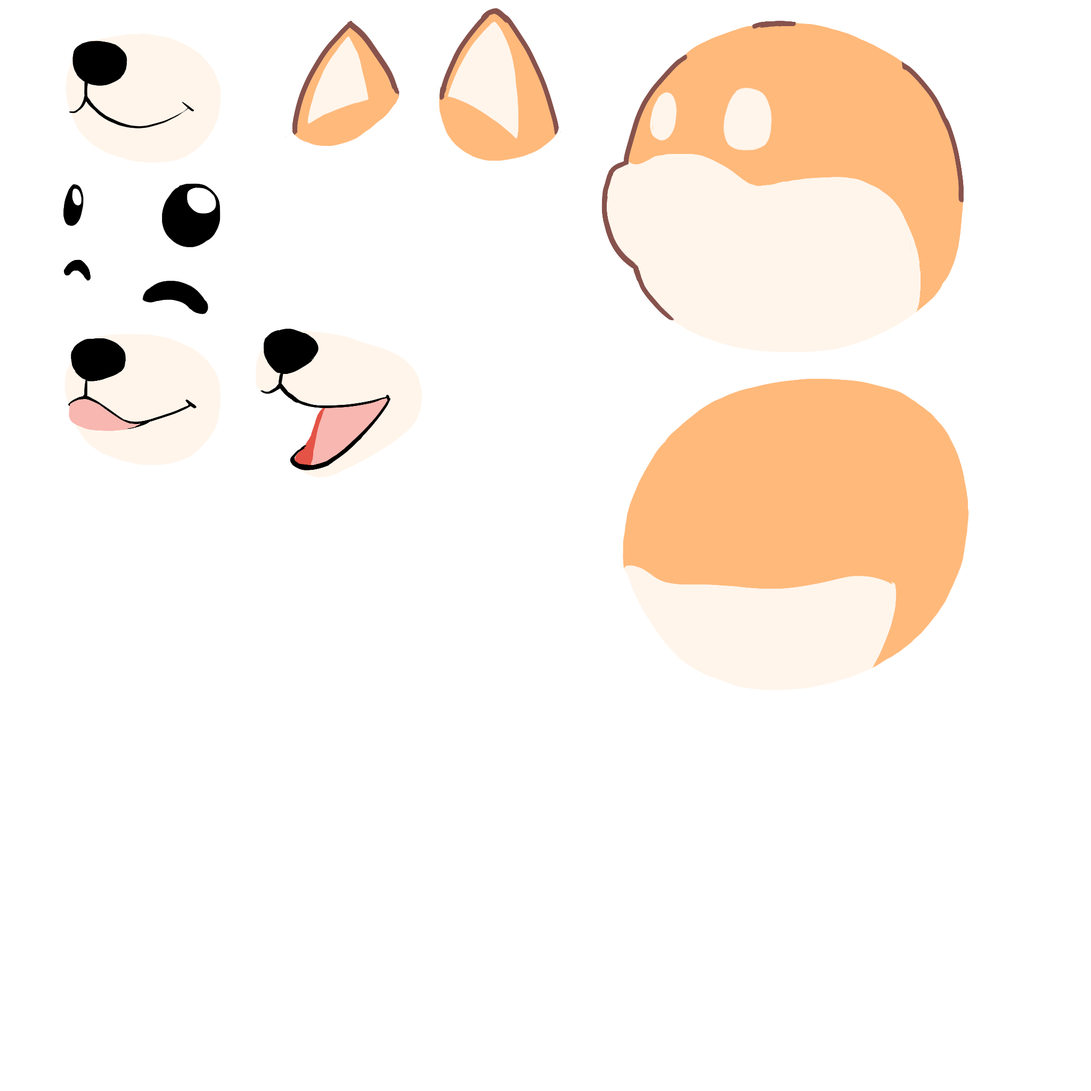
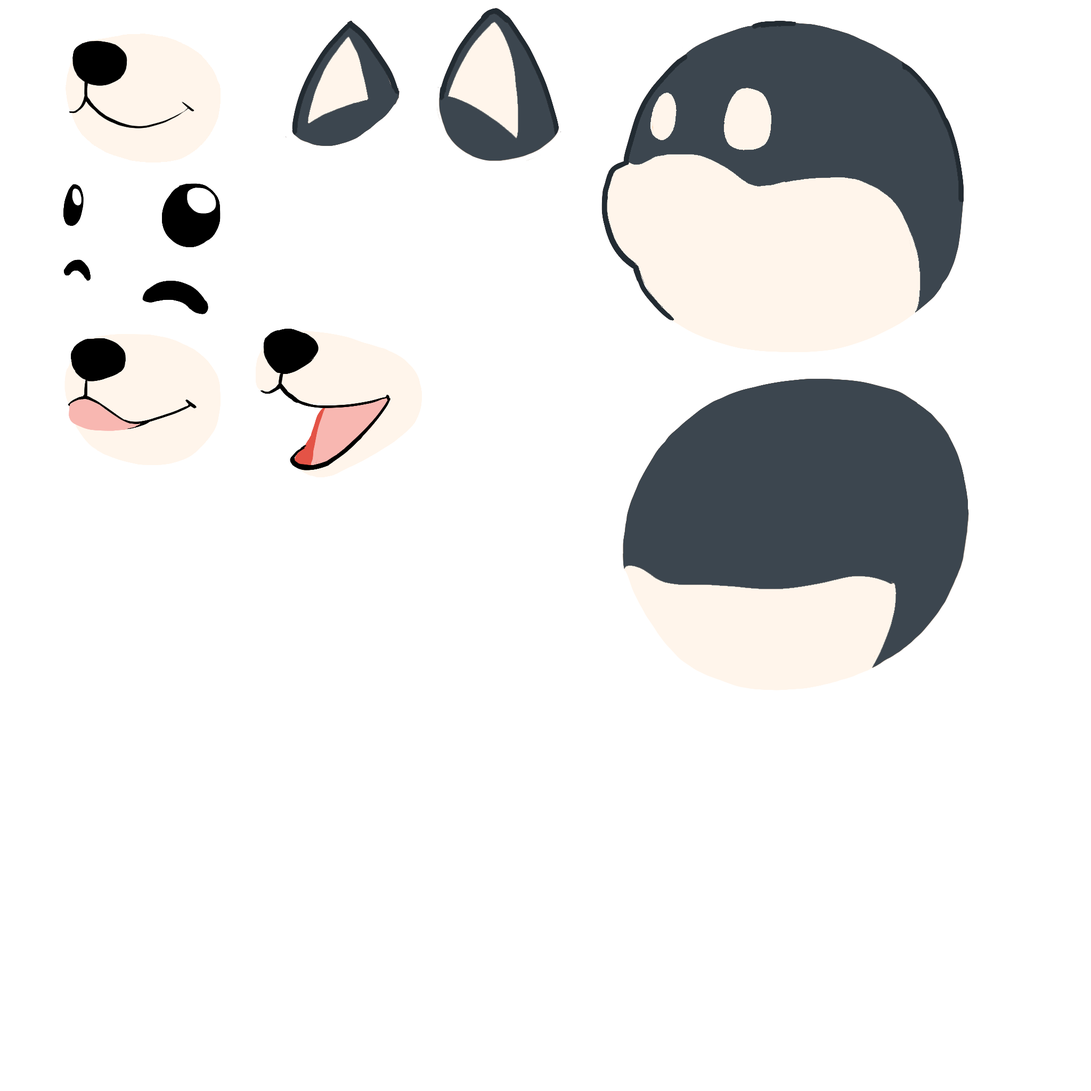
Before/after of a 1091 × 1091 layered artwork. What changed in the layer stack:
added layer "rd copy" above "rd" over [63, 7, 970, 691]
